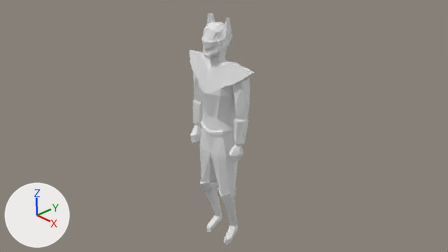
The Blender file Characters/Main Character/Main Character.blend: old version first, new version second.
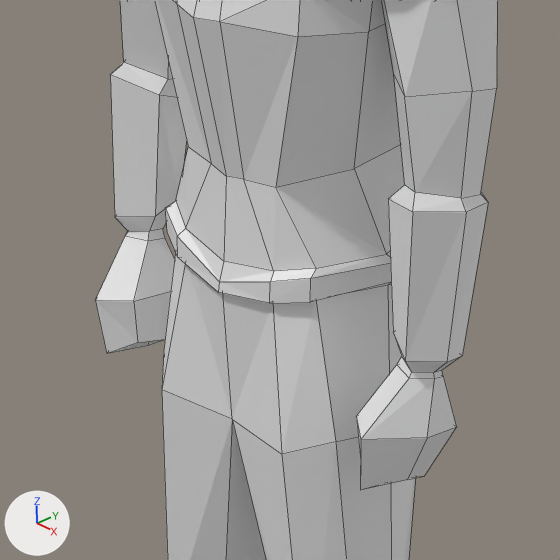
Old and new are each drawn from the file's camera 'Camera' and again close up on the part from 39% to 58% of the width and 36% to 69% of the height. The lights are fixed; the arrows at lower left show +X, +Y and +Z. The close-ups show mesh edges as thin lines. The same objects are shown in both versions, whatever each file hides.

The first close-up shows 'Body attempt 3'.
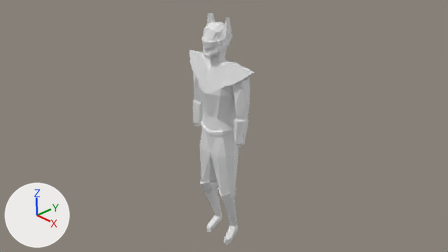
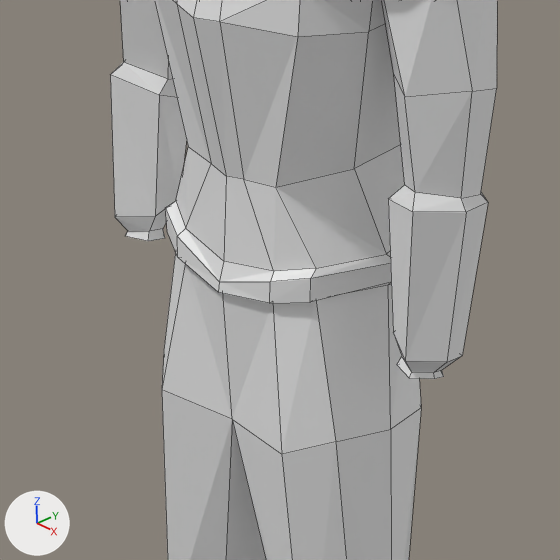
Changed parts and their boxes [x1, y1, x2, y2] in the close-ups (560 x 560 px):
'Body attempt 3', reshaped
    before: [95, 0, 497, 560]
    after: [110, 0, 497, 560]
part 1 of me_cube_003, cut back
    before: [95, 236, 456, 490]

What the commit changed:
me_cube_003 is used by ob_body_attempt_3; location (0.0, 0.0, 5.909).
me_cube_003 had 268 vertices, 249 faces and spanned x 0.0..2.7, y -1.0..1.1, z -14.0..1.2.
me_cube_003 now has 256 vertices, 235 faces and spans x 0.0..2.7, y -1.0..1.1, z -14.0..1.2.
Part 1, on me_cube_003:
13 vertices are removed from x 1.5..2.1, y -0.7..0.2, z -7.2..-6.1.
16 faces are deleted.
1 vertex is added at (1.8, 0.2, -6.1).
2 new faces join them.
